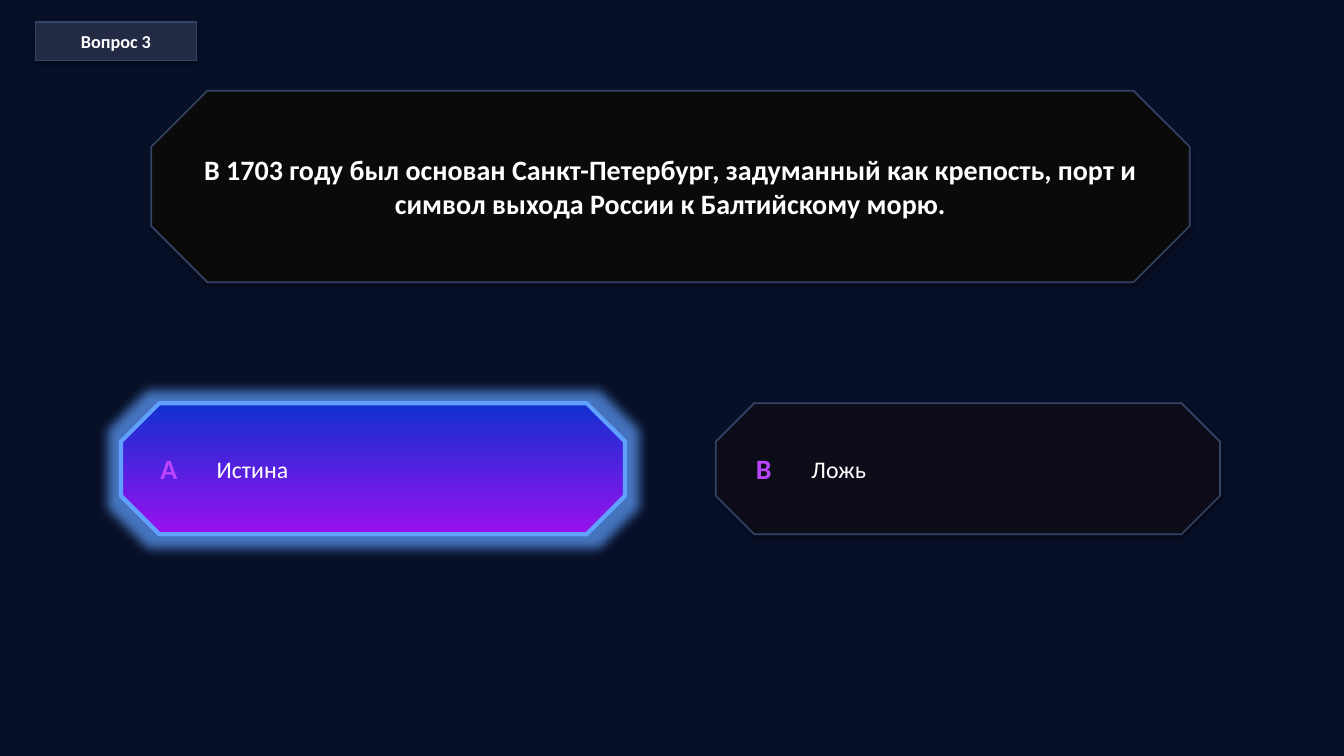
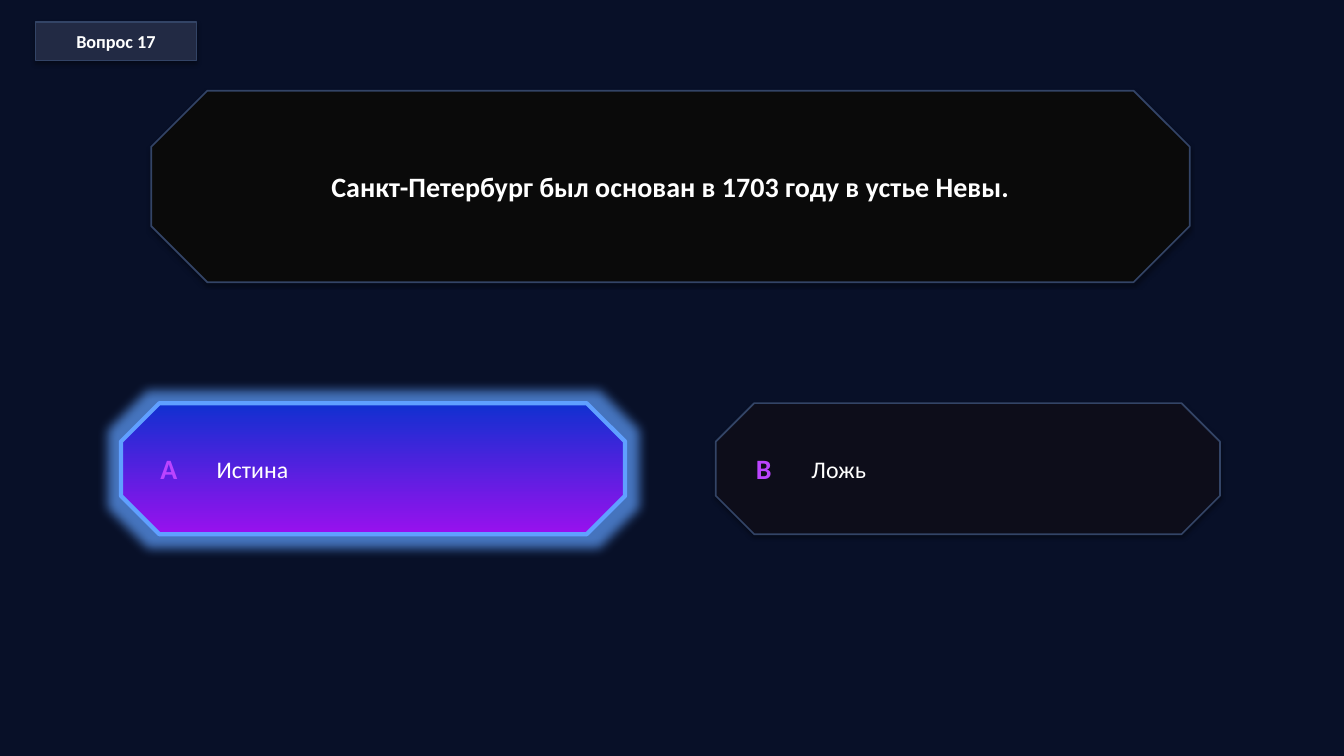
Before and after one commit to bk-ru/quizcraft, a slide deck: slide 34 of mockups/compact-workspace/data/demo-export.pptx (slide 6 before the commit). Drawn at 1344x756 pixels with LibreOffice and Linux fonts; fonts in the diff are those of the drawing. Boxes give left, top, right and bottom in pixels: in the first picture for what was removed or moved away, otherwise in the second. Text is boxed around its words. In the diff, an @@ line names an element or a change of style, - is before the commit and + after.

```diff
--- a/mockups/compact-workspace/data/demo-export.pptx
+++ b/mockups/compact-workspace/data/demo-export.pptx
@@ text in rectangle at (76,36,155,51): text changed @@
-Вопрос 3
+Вопрос 17
@@ text in octagon at (331,177,1009,202): text changed @@
-В 1703 году был основан Санкт-Петербург, задуманный как крепость, порт и символ выхода России к Балтийскому морю.
+Санкт-Петербург был основан в 1703 году в устье Невы.
```
Also in this commit, not shown: 13 other slides changed, 86 slides added, 6 slides removed, 2 other files.
